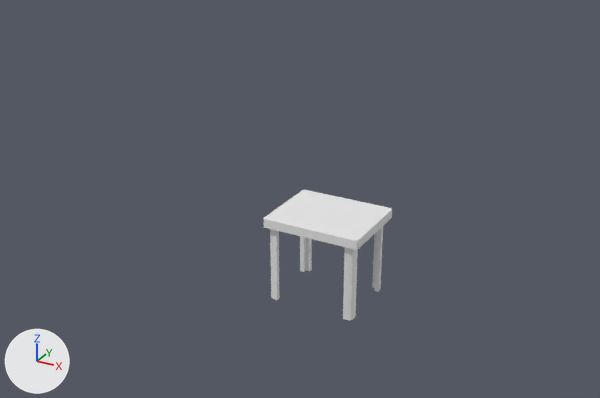
Before and after pictures for a commit that changed the Blender file Table/Table.blend.
Camera for both pictures: a 50 mm lens placed at (826.0, -1513.0, 935.0), pointed at (7.0, -23.0, 190.0). Every picture has the same lights, and +X, +Y and +Z are marked at lower left.

The scene before the commit, as lines of its bpy script (objects in view):
```python
me_cube = bpy.data.meshes.new('Cube')
me_cube.from_pydata(...)  # 72 vertices, 70 faces; spans x -100.0..100.0, y -100.0..100.0, z -100.0..100.0
me_cube.materials.append(mat_tablelegtext)  # white #e7e7e7
me_cube_000 = bpy.data.meshes.new('Cube.000')
me_cube_000.from_pydata(...)  # 16 vertices, 14 faces; spans x -188.0..212.0, y -212.0..188.0, z -100.0..100.0
me_cube_002 = bpy.data.meshes.new('Cube.002')
me_cube_002.from_pydata(...)  # 16 vertices, 14 faces; spans x -188.0..212.0, y -212.0..188.0, z -100.0..100.0
me_cube_003 = bpy.data.meshes.new('Cube.003')
me_cube_003.from_pydata(...)  # 16 vertices, 14 faces; spans x -188.0..212.0, y -212.0..188.0, z -100.0..100.0
ob_cube = bpy.data.objects.new('Cube', me_cube)
ob_cube.location = (102.0, -70.0, 185.0)
ob_cube.scale = (1.1, 0.9, 0.1)
ob_leg_001 = bpy.data.objects.new('Leg.001', me_cube_000)
ob_leg_001.location = (190.6, 0.619, 87.5)
ob_leg_001.rotation_euler = (0.0, 0.0, -1.571)  # degrees (0, 0, -90)
ob_leg_001.scale = (0.05, 0.05, 0.875)
ob_leg_002 = bpy.data.objects.new('Leg.002', me_cube_002)
ob_leg_002.location = (9.379, -140.6, 87.5)
ob_leg_002.rotation_euler = (0.0, 0.0, 1.571)  # degrees (0, 0, 90)
ob_leg_002.scale = (0.05, 0.05, 0.875)
ob_leg_003 = bpy.data.objects.new('Leg.003', me_cube_003)
ob_leg_003.location = (190.6, -140.6, 87.5)
ob_leg_003.rotation_euler = (0.0, 0.0, -3.142)  # degrees (0, 0, -180)
ob_leg_003.scale = (0.05, 0.05, 0.875)
```
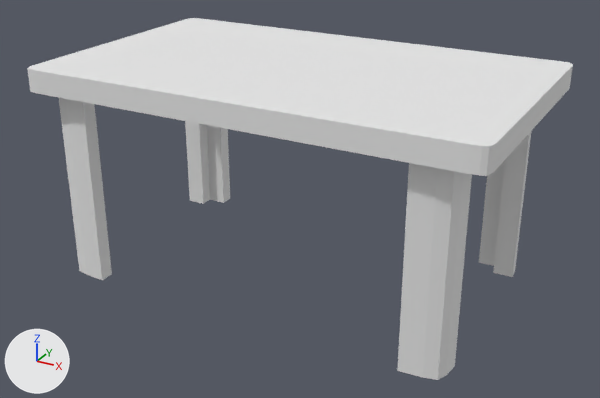
Edits to the scene script, one JSON object a line:
```json
{"op": "set", "path": "ob_cube.location", "old": "(102.0, -70.0, 185.0)", "new": "(0.0, 0.0, 462.0)"}
{"op": "set", "path": "ob_cube.scale", "old": "(1.1, 0.9, 0.1)", "new": "(5.0, 3.0, 0.25)"}
{"op": "add", "block": "ob_leg_003", "code": "ob_leg_003.parent = ob_cube"}
{"op": "add", "block": "ob_leg_003", "code": "ob_leg_003.matrix_parent_inverse = Matrix(((0.909, 0.0, 0.0, -93.18), (0.0, 1.111, 0.0, 77.78), (0.0, 0.0, 10.0, -1850.0), (0.0, 0.0, 0.0, 1.0)))"}
{"op": "add", "block": "ob_leg_002", "code": "ob_leg_002.parent = ob_cube"}
{"op": "add", "block": "ob_leg_002", "code": "ob_leg_002.matrix_parent_inverse = Matrix(((0.909, 0.0, 0.0, -93.18), (0.0, 1.111, 0.0, 77.78), (0.0, 0.0, 10.0, -1850.0), (0.0, 0.0, 0.0, 1.0)))"}
```

Pixel boxes [x1, y1, x2, y2] of what changed, in the pictures (600 x 398 px):
```json
{"object": "Cube", "change": "moved, rescaled", "before": [263, 190, 392, 250], "after": [27, 18, 573, 176], "on screen": "321% wider, 161% taller"}
{"object": "Leg.003", "change": "moved, rescaled", "before": [343, 247, 358, 320], "after": [397, 163, 472, 380], "on screen": "375% wider, 195% taller"}
{"object": "Leg.002", "change": "moved, rescaled", "before": [270, 229, 280, 300], "after": [59, 98, 112, 280]}
{"object": "Leg.001", "change": "moved, rescaled", "before": [372, 226, 383, 292], "after": [479, 132, 531, 277]}
{"object": "Leg", "change": "moved, rescaled", "before": [300, 236, 312, 272], "after": [185, 121, 230, 204]}
```
